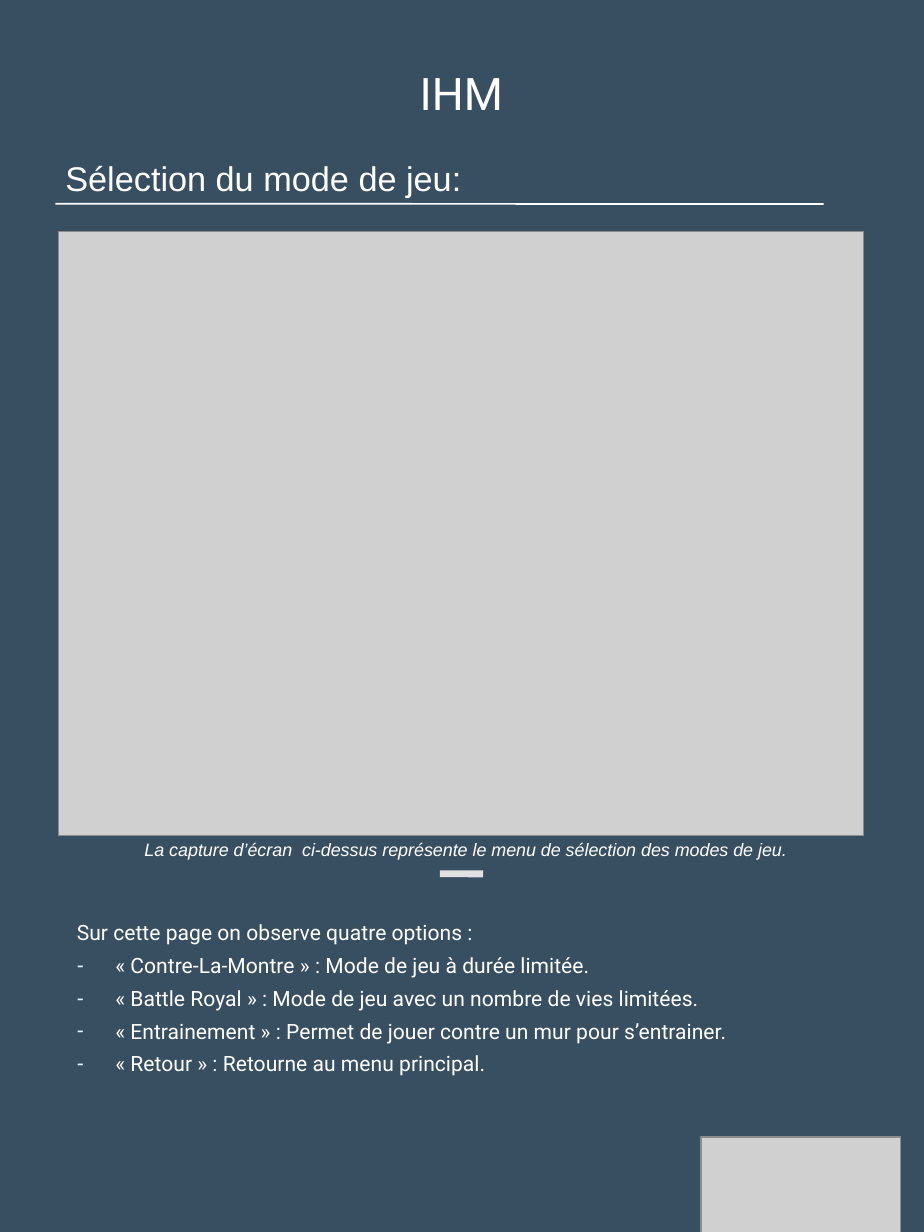
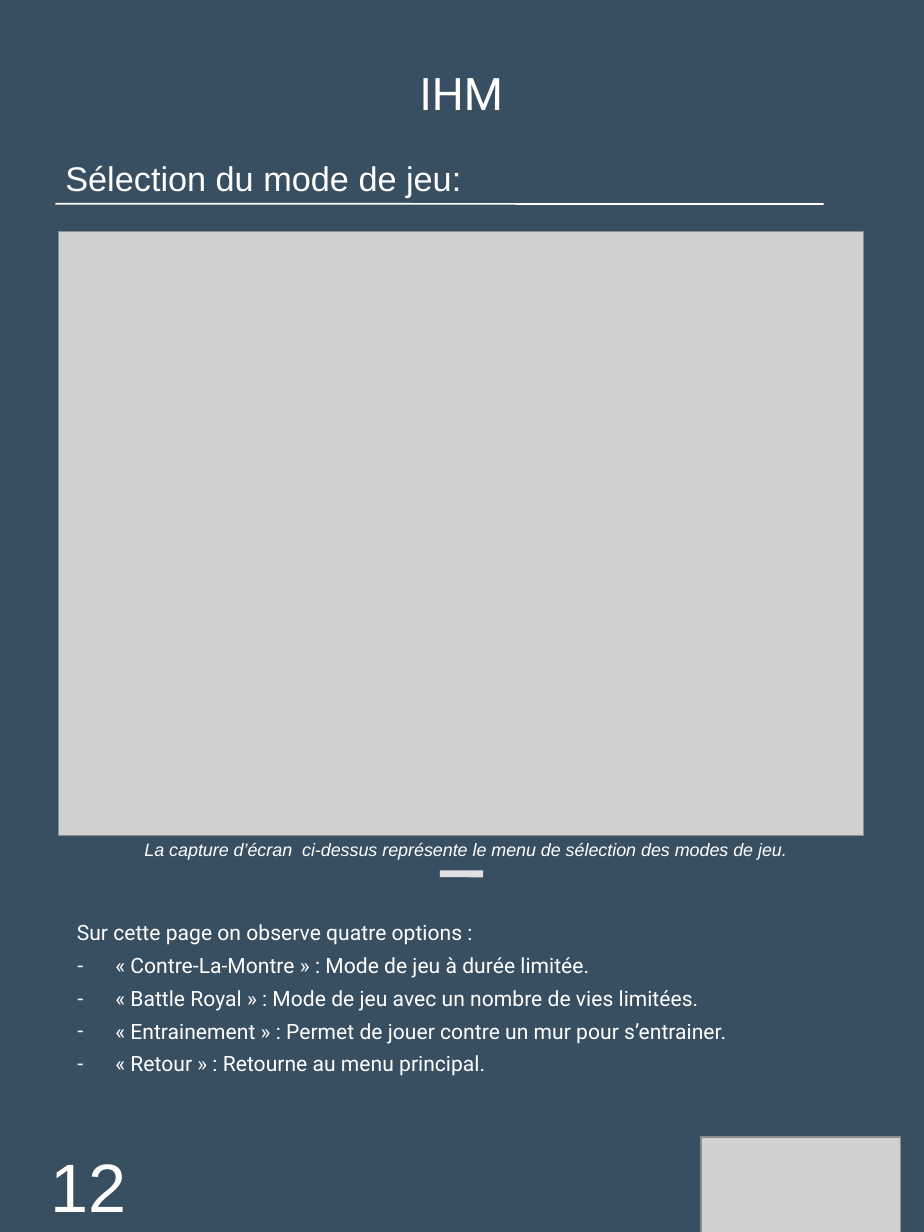
Before and after one commit to Loicpln/Projet_Algo_N2, a slide deck: slide 12 of Elements de presentation/Soutenance finale.pptx. Drawn at 924x1232 pixels with LibreOffice and Linux fonts; fonts in the diff are those of the drawing; grey boxes stand for pictures. Boxes give left, top, right and bottom in pixels: in the first picture for what was removed or moved away, otherwise in the second. Text is boxed around its words. In the diff, an @@ line names an element or a change of style, - is before the commit and + after.

```diff
--- a/Elements de presentation/Soutenance finale.pptx
+++ b/Elements de presentation/Soutenance finale.pptx
@@ text added at [50,1164,126,1212], 40 pt, text #FFFFFF @@
+12
```
Also in this commit, not shown: 22 other slides changed.
